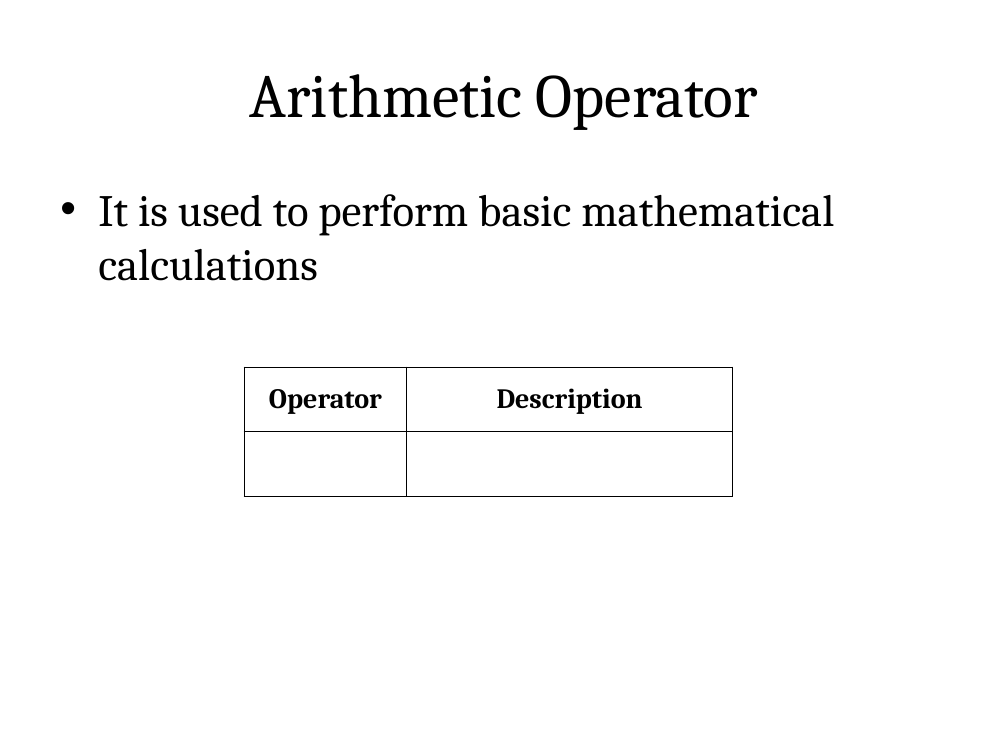
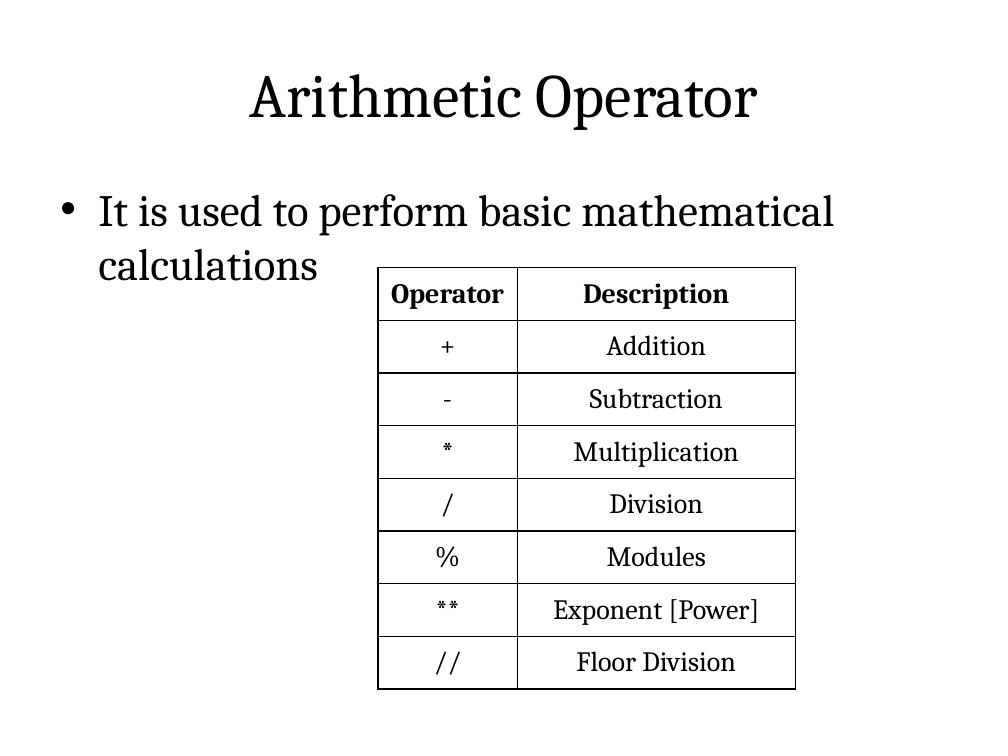
Before and after one commit to rajasekaran36/GE8151-Problem-Solving-and-Python-Programming, a slide deck: slide 4 of Slides/Unit 2/GE8151-U2-2-Operators.pptx. Drawn at 1008x756 pixels with LibreOffice and Linux fonts; fonts in the diff are those of the drawing. Boxes give left, top, right and bottom in pixels: in the first picture for what was removed or moved away, otherwise in the second. Text is boxed around its words. In the diff, an @@ line names an element or a change of style, - is before the commit and + after.

```diff
--- a/Slides/Unit 2/GE8151-U2-2-Operators.pptx
+++ b/Slides/Unit 2/GE8151-U2-2-Operators.pptx
@@ table at box(378, 268, 795, 689) @@
-row 2:  | 
+row 2: + | Addition
+row 3: - | Subtraction
+row 4: * | Multiplication
+row 5: / | Division
+row 6: % | Modules
+row 7: ** | Exponent [Power]
+row 8: // | Floor Division
@@ table: place and size @@
-table at box(244, 367, 732, 496)
+table at box(378, 268, 795, 689)
```
Also in this commit, not shown: 1 slide added, 7 other files.
